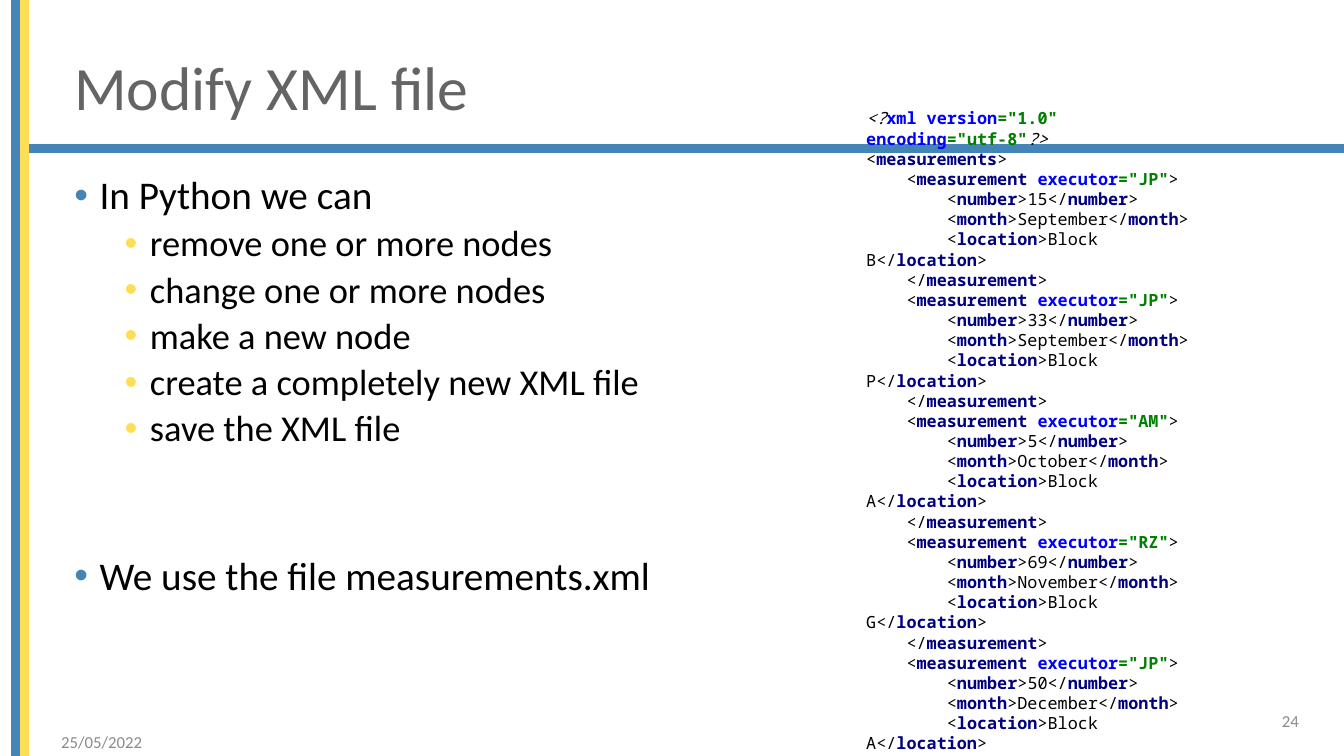
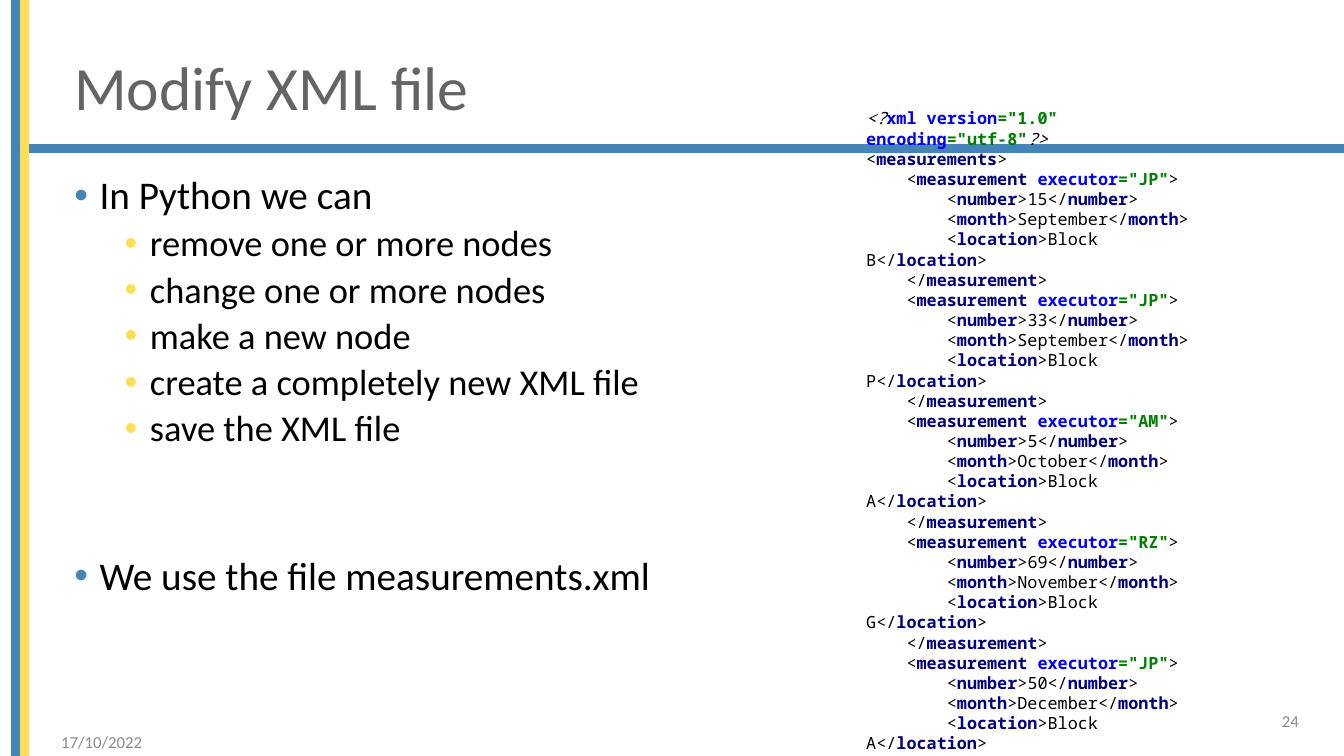
Before and after one commit to brentpulmansTM/Beobank-October-2022, a slide deck: slide 24 of Basic_python/9 XML files.pptx. Drawn at 1344x756 pixels with LibreOffice and Linux fonts; fonts in the diff are those of the drawing; background and template pictures are left out. Boxes give left, top, right and bottom in pixels: in the first picture for what was removed or moved away, otherwise in the second. Text is boxed around its words. In the diff, an @@ line names an element or a change of style, - is before the commit and + after.

```diff
--- a/Basic_python/9 XML files.pptx
+++ b/Basic_python/9 XML files.pptx
@@ text at [61, 736, 142, 749]: text changed @@
-25/05/2022
+17/10/2022
```
Also in this commit, not shown: 2 other slides changed, 5 other files.
